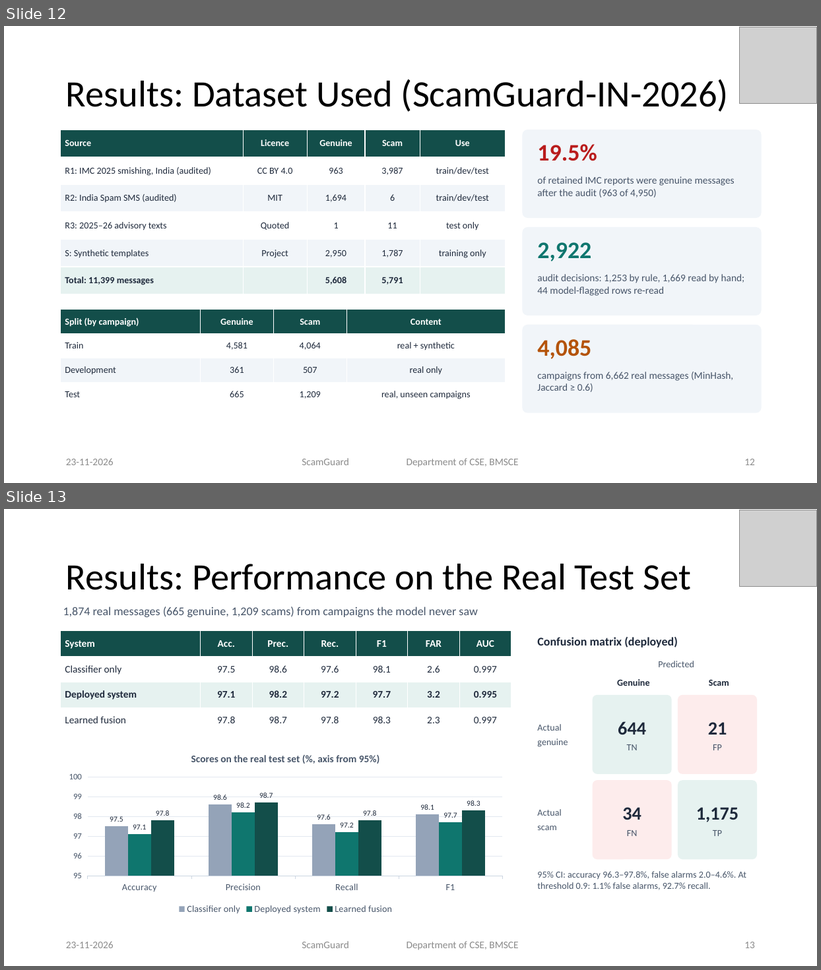
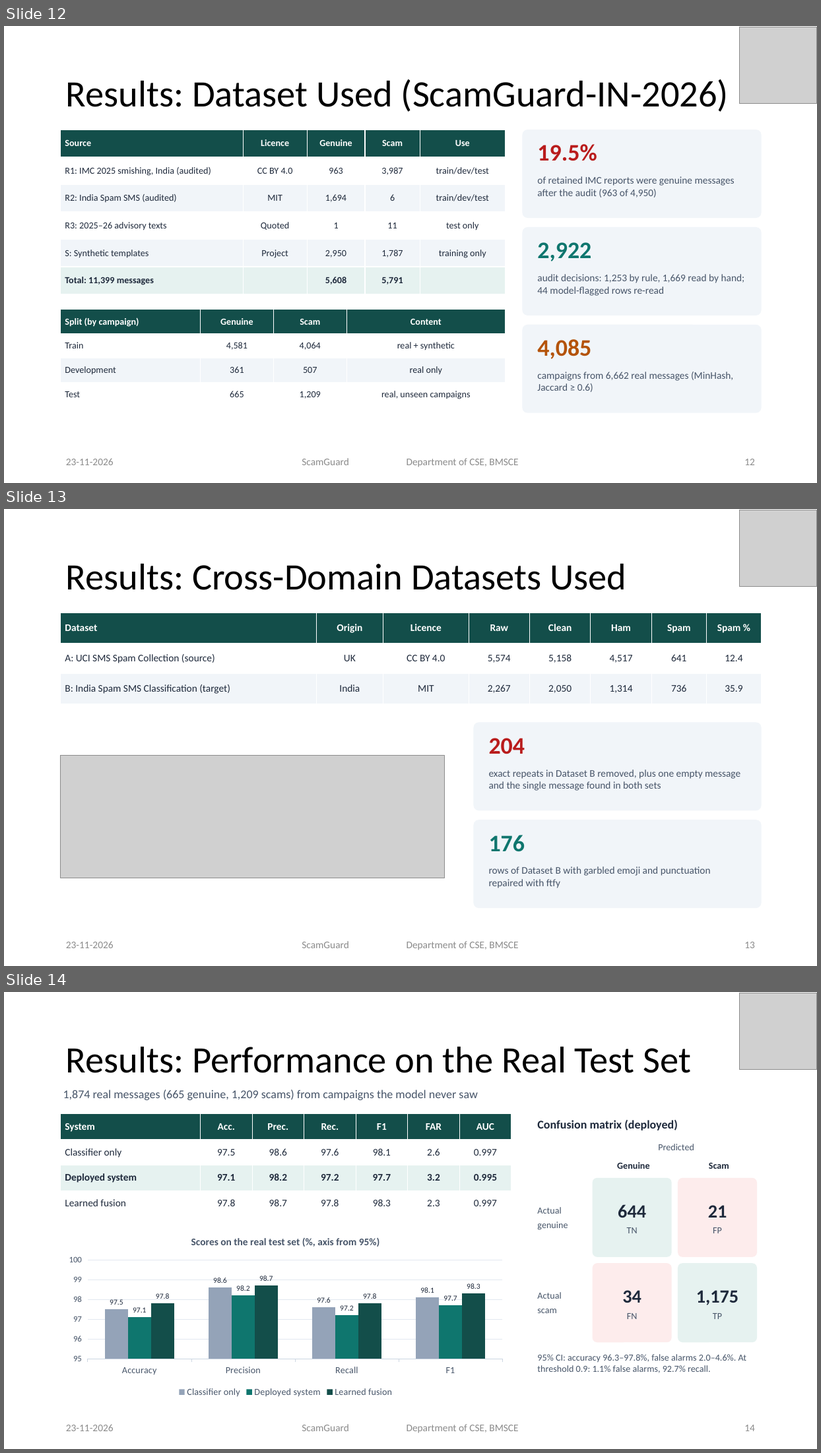
Before and after one commit to priyamthakur275/ScamGuard-AI, a slide deck: docs/presentation/ScamGuard_Final_Presentation.pptx. Shown one above the other, each under a label of ours: slides 12 and 13 before the commit, slides 12, 13 and 14 after it. The pictures are 821x970 and 821x1453 pixels, drawn with LibreOffice and Linux fonts; fonts in the diff are those of the drawing; grey boxes stand for pictures. Boxes give left, top, right and bottom in pixels: in the first picture for what was removed or moved away, otherwise in the second. Text is boxed around its words. In the diff, an @@ line names an element or a change of style, - is before the commit and + after.

Commit message:
PPT: add cross-domain datasets slide

```diff
--- a/docs/presentation/ScamGuard_Final_Presentation.pptx
+++ b/docs/presentation/ScamGuard_Final_Presentation.pptx
@@ slide 13 added at [4,509,817,966], background #FFFFFF @@
@@ picture added at [740,510,817,586] @@
@@ title added at [66,563,626,590], 44 pt, text #000000 @@
+Results: Cross-Domain Datasets Used
@@ table added at [60,613,762,704], 3 rows, 8 columns @@
+Dataset | Origin | Licence | Raw | Clean | Ham | Spam | Spam %
+A: UCI SMS Spam Collection (source) | UK | CC BY 4.0 | 5,574 | 5,158 | 4,517 | 641 | 12.4
+B: India Spam SMS Classification (target) | India | MIT | 2,267 | 2,050 | 1,314 | 736 | 35.9
@@ rounded rectangle added at [474,722,762,811], fill #F1F5F9 @@
@@ text added at [489,738,525,755], 28 pt, text #B91C1C, bold @@
+204
@@ picture added at [60,755,444,879] @@
@@ text added at [489,770,741,791], 12 pt, text #475569 @@
+exact repeats in Dataset B removed, plus one empty message and the single message found in both sets
@@ rounded rectangle added at [474,820,762,908], fill #F1F5F9 @@
@@ text added at [489,835,525,852], 28 pt, text #0F766E, bold @@
+176
@@ text added at [489,867,711,889], 12 pt, text #475569 @@
+rows of Dataset B with garbled emoji and punctuation repaired with ftfy
@@ text added at [66,942,114,949], 12 pt, text #8C8C8C @@
+23-11-2026
@@ text added at [302,941,518,951], 12 pt, text #8C8C8C @@
+ScamGuard Department of CSE, BMSCE
@@ page number added at [745,942,755,949], 12 pt, text #8C8C8C @@
+13
@@ what was slide 13 is now slide 14 @@
@@ page number at [745,1425,755,1432]: text changed @@
-13
+14
```
